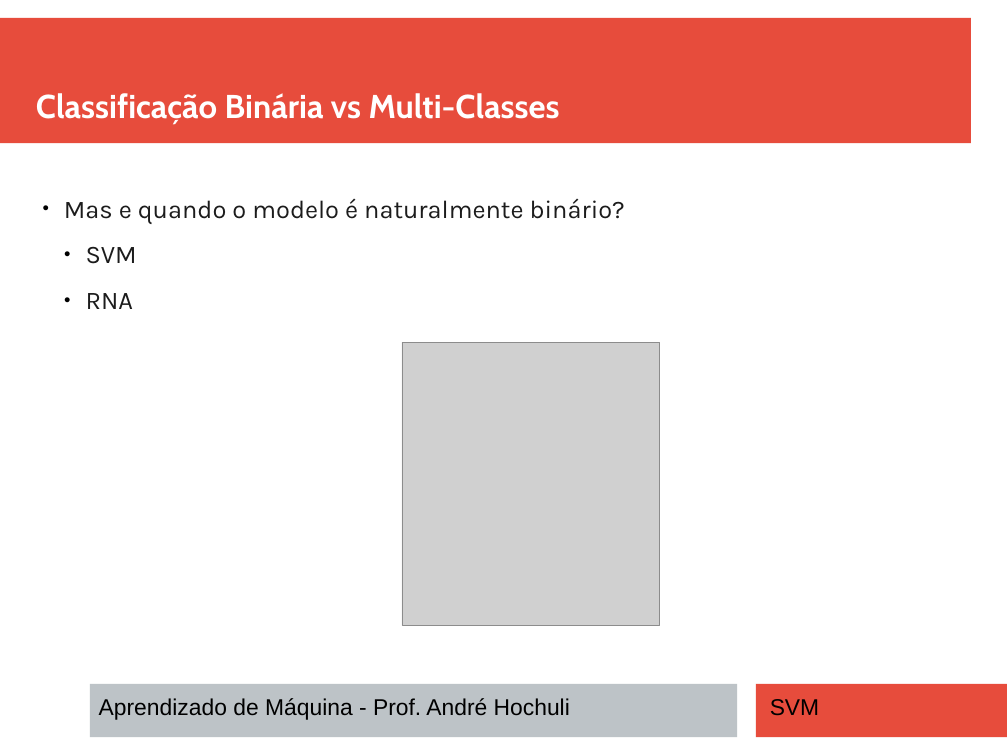
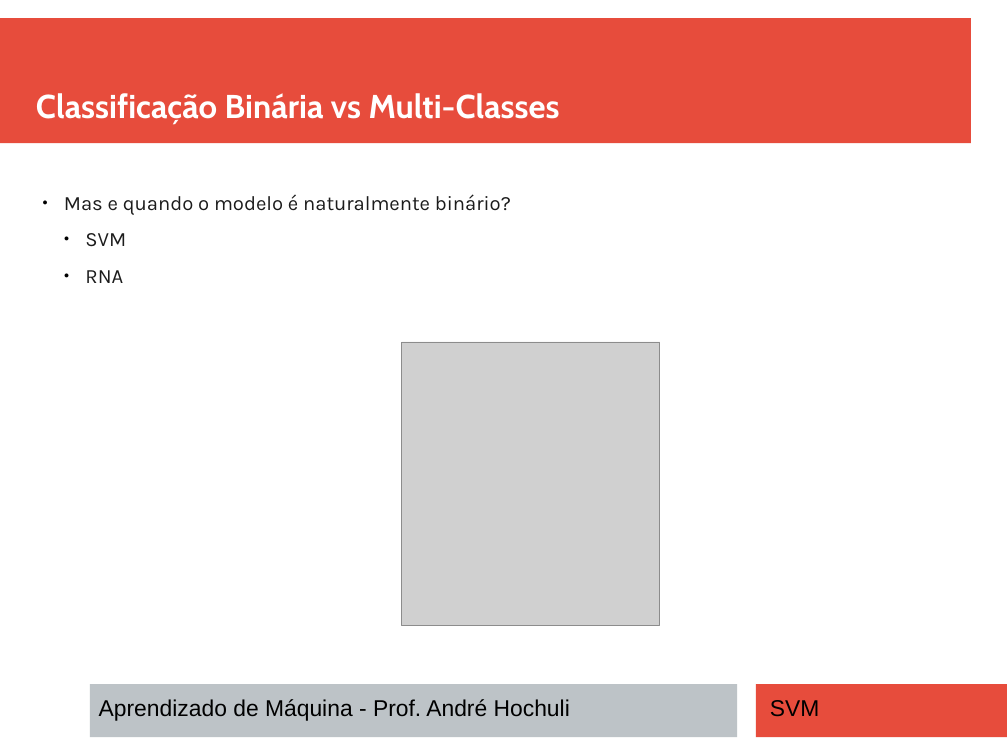
Before and after one commit to andrehochuli/teaching, a slide deck: slide 5 of AprendizadoMaquina/Tópico 02 - Aprendizado Supervisionado/SVM/Tópico 02 - Aprendizado-Supervisionado - SVM.pptx. Drawn at 1008x756 pixels with LibreOffice and Linux fonts; fonts in the diff are those of the drawing; grey boxes stand for pictures. Boxes give left, top, right and bottom in pixels: in the first picture for what was removed or moved away, otherwise in the second. Text is boxed around its words. In the diff, an @@ line names an element or a change of style, - is before the commit and + after.

```diff
--- a/AprendizadoMaquina/Tópico 02 - Aprendizado Supervisionado/SVM/Tópico 02 - Aprendizado-Supervisionado - SVM.pptx
+++ b/AprendizadoMaquina/Tópico 02 - Aprendizado Supervisionado/SVM/Tópico 02 - Aprendizado-Supervisionado - SVM.pptx
@@ text "Mas e quando o modelo ..." at (64,194,511,283): size 20 to 16 pt @@
```
Also in this commit, not shown: 7 other slides changed, 1 other file.
